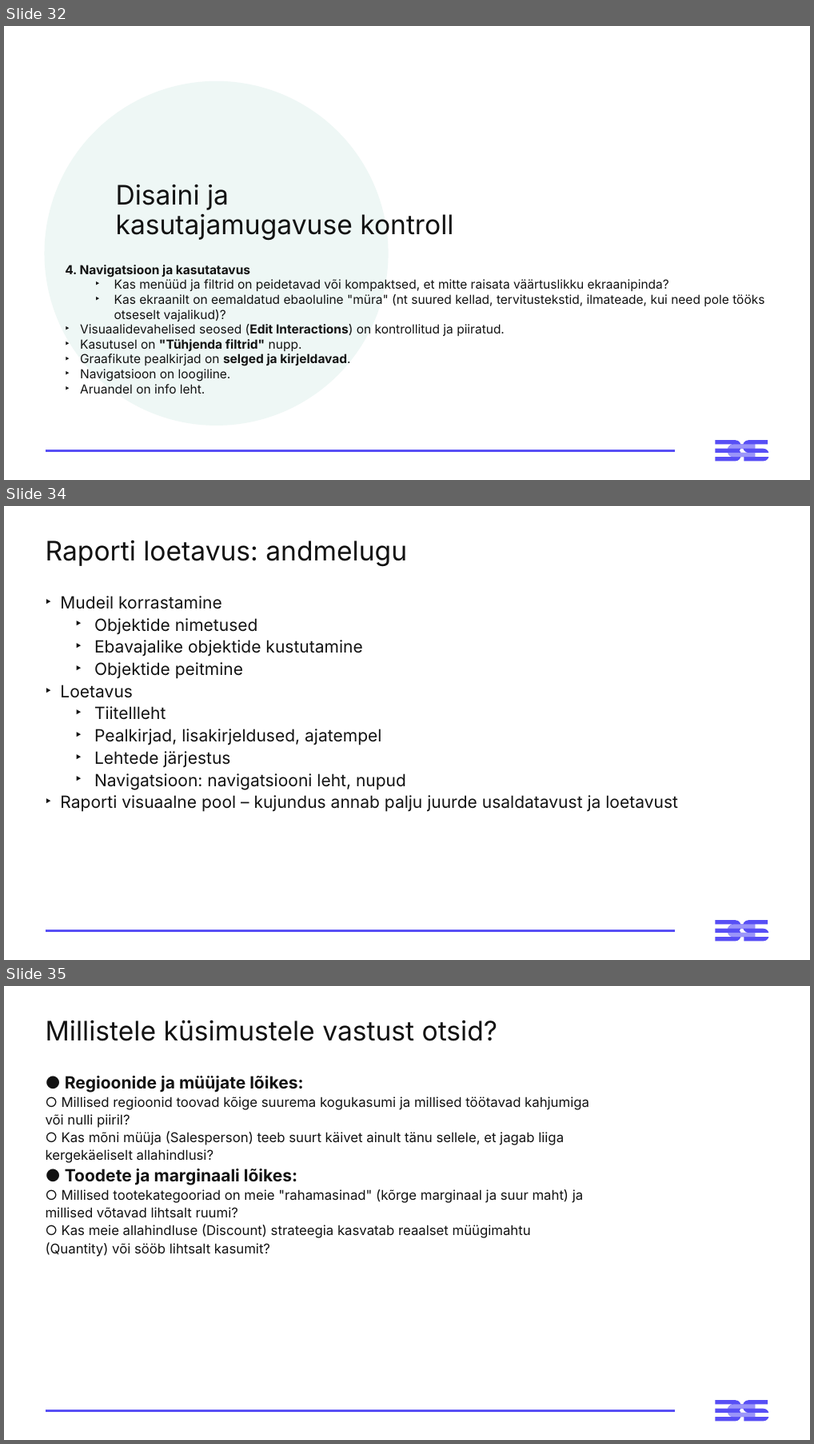
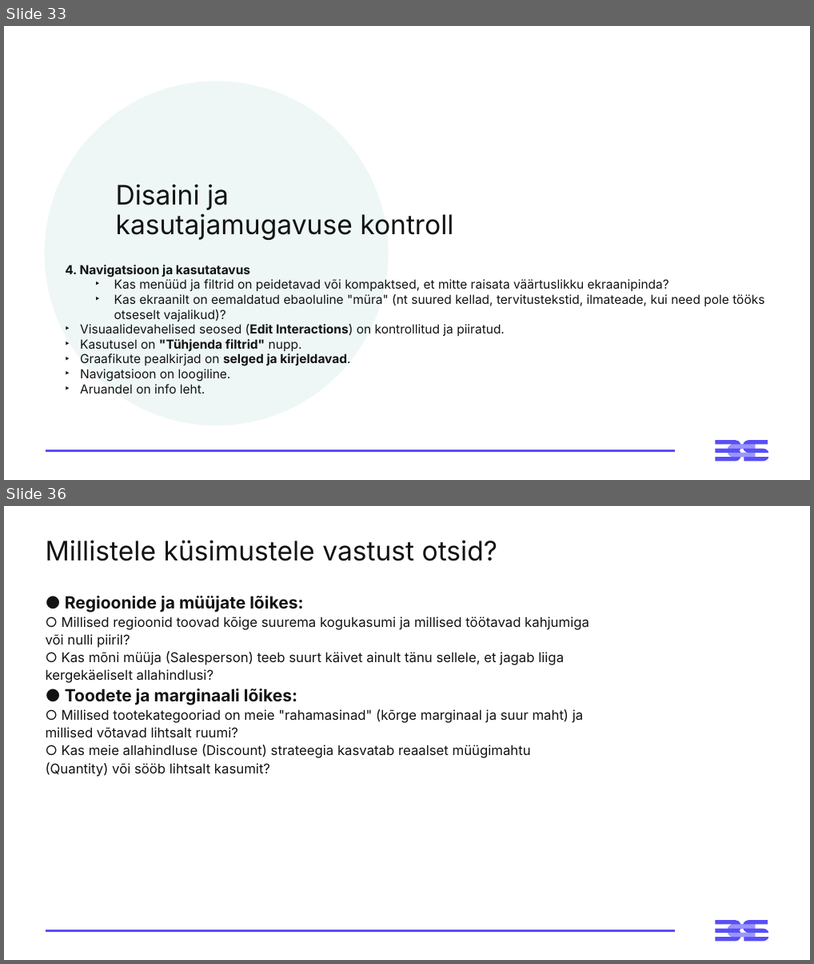
Before and after one commit to emilieabel/andmetarkus, a slide deck: Materjalid/Day3 M Visuaalid Andmelugu/3-paev-andmetarkus-esitlus.pptx. Shown one above the other, each under a label of ours: slides 32, 34 and 35 before the commit, slides 33 and 36 after it; the slides between them are not shown. The pictures are 814x1444 and 814x964 pixels, drawn with LibreOffice and Linux fonts; fonts in the diff are those of the drawing. Boxes give left, top, right and bottom in pixels: in the first picture for what was removed or moved away, otherwise in the second. Text is boxed around its words. In the diff, an @@ line names an element or a change of style, - is before the commit and + after.

```diff
--- a/Materjalid/Day3 M Visuaalid Andmelugu/3-paev-andmetarkus-esitlus.pptx
+++ b/Materjalid/Day3 M Visuaalid Andmelugu/3-paev-andmetarkus-esitlus.pptx
@@ slide 34 removed at box(4, 506, 810, 960), background #FFFFFF; not listed: 3 template elements that a slide beside it also shows @@
@@ title removed at box(46, 540, 407, 567) @@
-Raporti loetavus: andmelugu
@@ text removed at box(60, 596, 678, 812) @@
-‣ Mudeil korrastamine
-  ‣ Objektide nimetused
-  ‣ Ebavajalike objektide kustutamine
-  ‣ Objektide peitmine
-‣ Loetavus
-  ‣ Tiitellleht
-  ‣ Pealkirjad, lisakirjeldused, ajatempel
-  ‣ Lehtede järjestus
-  ‣ Navigatsioon: navigatsiooni leht, nupud
-‣ Raporti visuaalne pool – kujundus annab palju juurde usaldatavust ja loetavust
@@ what was slide 32 is now slide 33 @@
@@ what was slide 35 is now slide 36 @@
```
Also in this commit, not shown: 11 slides changed, 4 slides added, 1 other slide removed.
